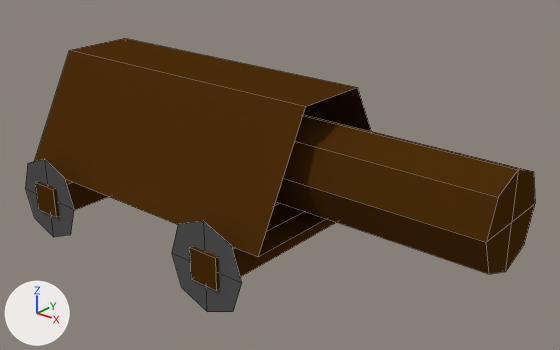
The Blender file King Of Kings Docs/Models/batteringram3f.blend: old version first, new version second.
Camera for both pictures: a 50 mm camera at (12.91, -12.61, 8.54) aimed at (2.29, 0.16, 1.76). Every picture has the same lights, and +X, +Y and +Z are marked at lower left. Mesh edges are drawn as thin lines.
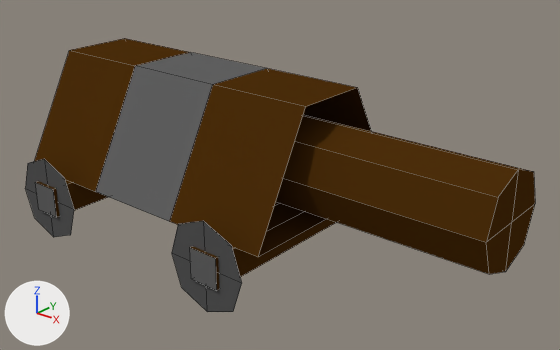
Where the change shows, as pixel boxes [x1, y1, x2, y2] in the pictures (560 x 350 px):
part 1 of me_cube_001, recoloured (brown to grey)
    both: [190, 248, 217, 291]
part 2 of me_cube, built on
    both: [41, 40, 272, 223]
part 3 of me_cube_002, recoloured (brown to grey)
    both: [35, 182, 57, 217]

The edits, one by one:
Material 'Material.003' (mat_material_003) is new.
Its base color is (0.123, 0.123, 0.123) (dark grey #626262).
me_cube_001 has 8 vertices, 6 faces and spans x -1.0..1.0, y -1.0..1.0, z -1.0..1.0.
me_cube_001 is used by ob_cube_001; location (2.86, 0.02, 0.84); scale (0.367, 2.98, 0.367).
me_cube_001 part 1: all 2 faces centred in x 0.0, y -1.0..1.0, z 0.0 switch from mat_material_002 (brown #4c2e0b) to mat_material_003 (dark grey #626262).
me_cube has 26 vertices, 21 faces and spans x -1.0..2.07, y -1.0..1.0, z -1.0..1.0.
me_cube is used by ob_cube; location (0.0, 0.0, 2.58); scale (3.85, 2.38, 1.38).
Verts and faces of me_cube; kept vertices keep their numbers, new ones are numbered from 26.
Before the commit, vertices of me_cube: 0 (1.0, 1.0, -1.0), 1 (1.0, -1.0, -1.0) at pixel (258, 257), 2 (-1.0, -1.0, -1.0), 3 (-1.0, 1.0, -1.0), 4 (1.0, 0.38, 1.0) at pixel (357, 87).
Before the commit, vertices of me_cube: 5 (1.0, -0.38, 1.0) at pixel (305, 106), 6 (-1.0, -0.38, 1.0) at pixel (69, 50), 7 (-1.0, 0.38, 1.0) at pixel (124, 38).
Part 2, on me_cube:
Faces deleted: (0, 1, 2, 3), (4, 7, 6, 5), (1, 5, 6, 2), (0, 3, 7, 4).
New vertices 26 to 29 stand at vertices 0, 1, 4, 5, in that order, plus (-0.67, 0.0, 0.0).
New vertices 30 to 33 stand at vertices 2, 3, 6, 7, in that order, plus (0.67, 0.0, 0.0).
New faces: (2, 3, 31, 30), (6, 32, 33, 7), (2, 30, 32, 6), (3, 7, 33, 31), (0, 26, 28, 4), (1, 5, 29, 27) (mat_material_002 (brown #4c2e0b)).
New faces: (4, 28, 29, 5), (0, 1, 27, 26) (mat_material_002 (brown #4c2e0b)).
New faces: (26, 31, 33, 28), (27, 29, 32, 30), (28, 33, 32, 29), (26, 27, 30, 31) (mat_material_003 (dark grey #626262)).
me_cube now uses material mat_material_003 (dark grey #626262).
me_cube_002 has 8 vertices, 6 faces and spans x -1.0..1.0, y -1.0..1.0, z -1.0..1.0.
me_cube_002 is used by ob_cube_002; location (-2.51, 0.02, 0.84); scale (0.367, 2.98, 0.367).
me_cube_002 part 3: all 2 faces centred in x 0.0, y -1.0..1.0, z 0.0 switch from mat_material_002 (brown #4c2e0b) to mat_material_003 (dark grey #626262).
